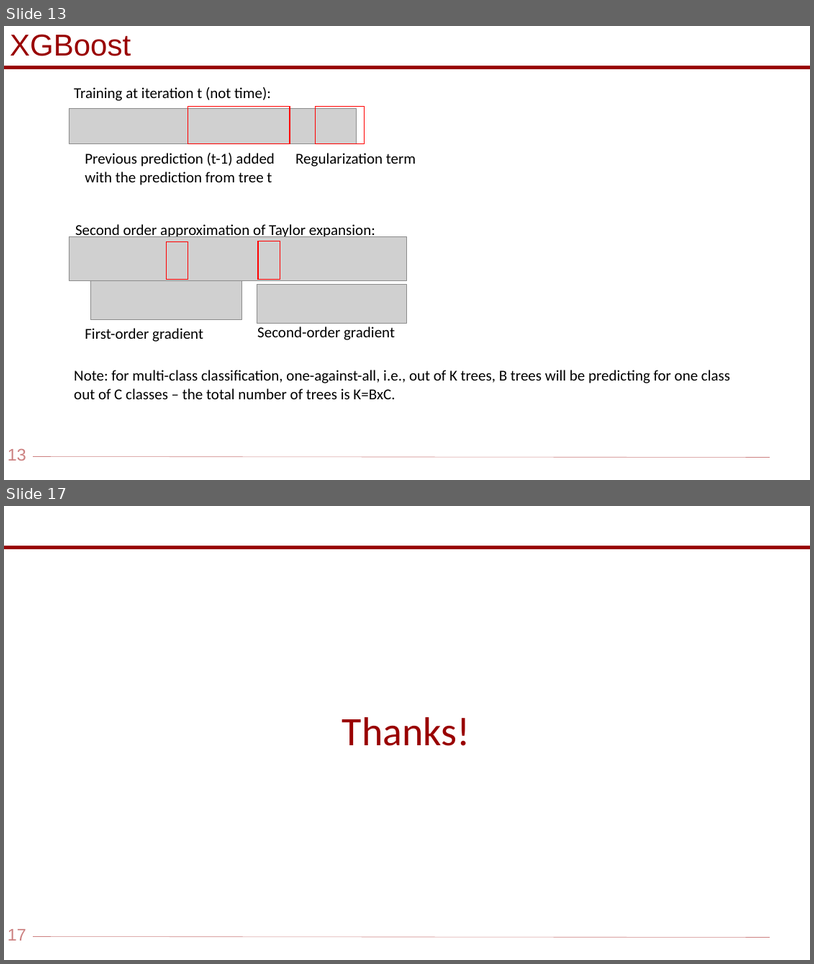
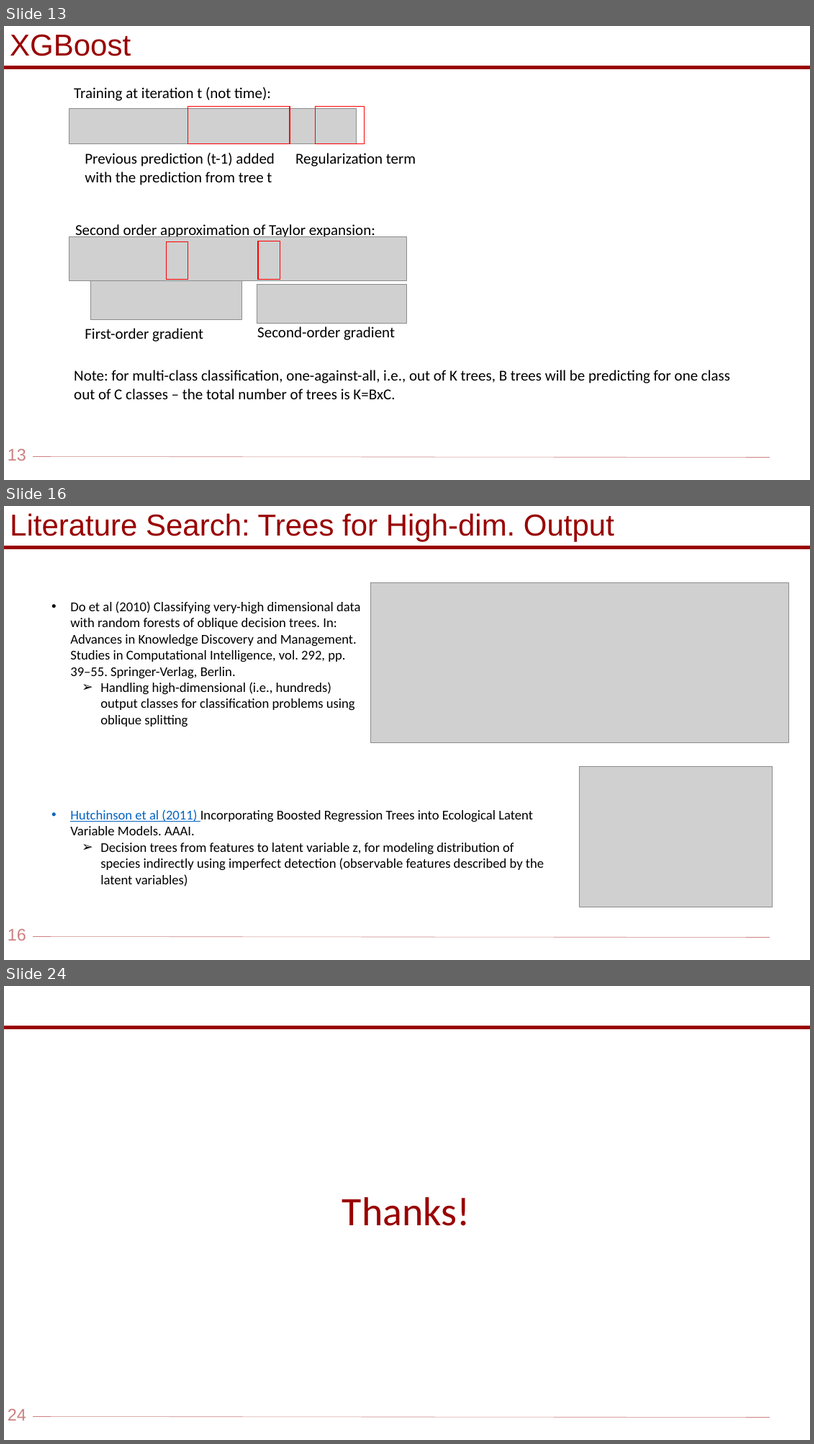
Before and after one commit to rsyamil/latent-space-xgboost, a slide deck: Trees.pptx. Shown one above the other, each under a label of ours: slides 13 and 17 before the commit, slides 13, 16 and 24 after it; the slides between them are not shown. The pictures are 814x964 and 814x1444 pixels, drawn with LibreOffice and Linux fonts; fonts in the diff are those of the drawing; grey boxes stand for pictures; background and template pictures are left out. Boxes give left, top, right and bottom in pixels: in the first picture for what was removed or moved away, otherwise in the second. Text is boxed around its words. In the diff, an @@ line names an element or a change of style, - is before the commit and + after.

```diff
--- a/Trees.pptx
+++ b/Trees.pptx
@@ slide 16 added at bbox=[4, 506, 810, 960], background #FFFFFF; not listed: 4 template elements that a slide beside it also shows @@
@@ text added at bbox=[10, 513, 615, 542], 36 pt, text #990000 @@
+Literature Search: Trees for High-dim. Output
@@ picture added at bbox=[371, 583, 790, 743] @@
@@ text added at bbox=[70, 601, 360, 727], 16 pt, text #000000 @@
+  • Do et al (2010) Classifying very-high dimensional data with random forests of oblique decision trees. In: Advances in Knowledge Discovery and Management. Studies in Computational Intelligence, vol. 292, pp. 39–55. Springer-Verlag, Berlin.
+    ➢ Handling high-dimensional (i.e., hundreds) output classes for classification problems using oblique splitting
@@ picture added at bbox=[580, 766, 773, 907] @@
@@ text added at bbox=[70, 809, 544, 886], 16 pt, text #000000 @@
+  • Hutchinson et al (2011) Incorporating Boosted Regression Trees into Ecological Latent Variable Models. AAAI.
+    ➢ Decision trees from features to latent variable z, for modeling distribution of species indirectly using imperfect detection (observable features described by the latent variables)
@@ what was slide 17 is now slide 24 @@
@@ page number at bbox=[8, 1409, 26, 1420]: text changed @@
-17
+24
```
Also in this commit, not shown: 4 slides changed, 7 other slides added, 1 slide removed, 1 other file.
